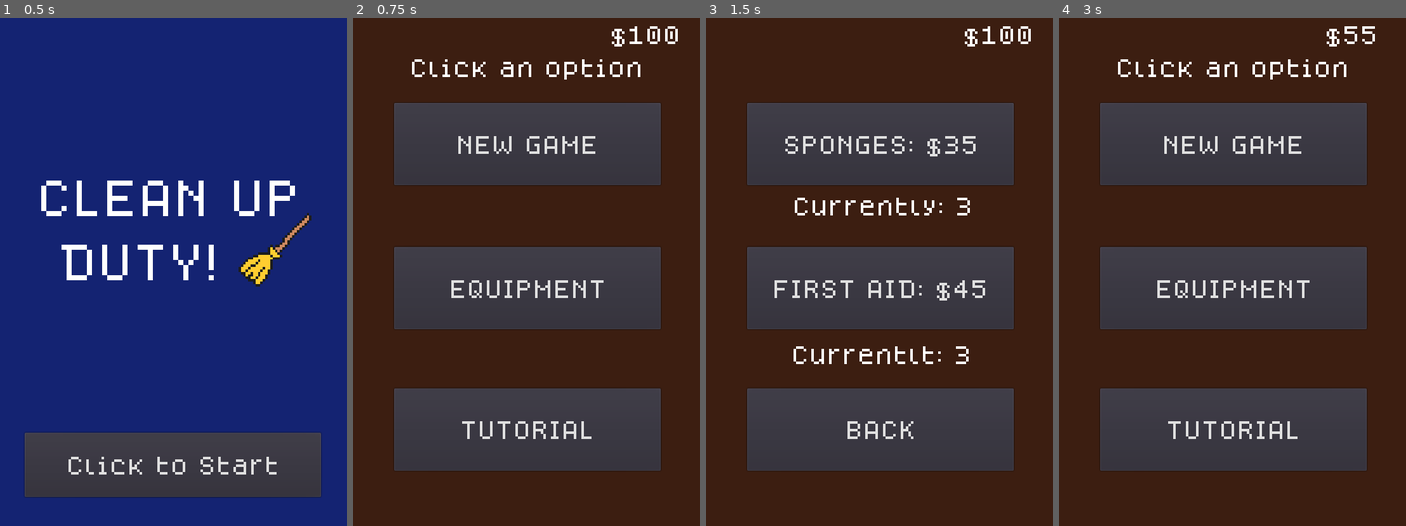
Above: before the commit, frames 1-4 (left to right).
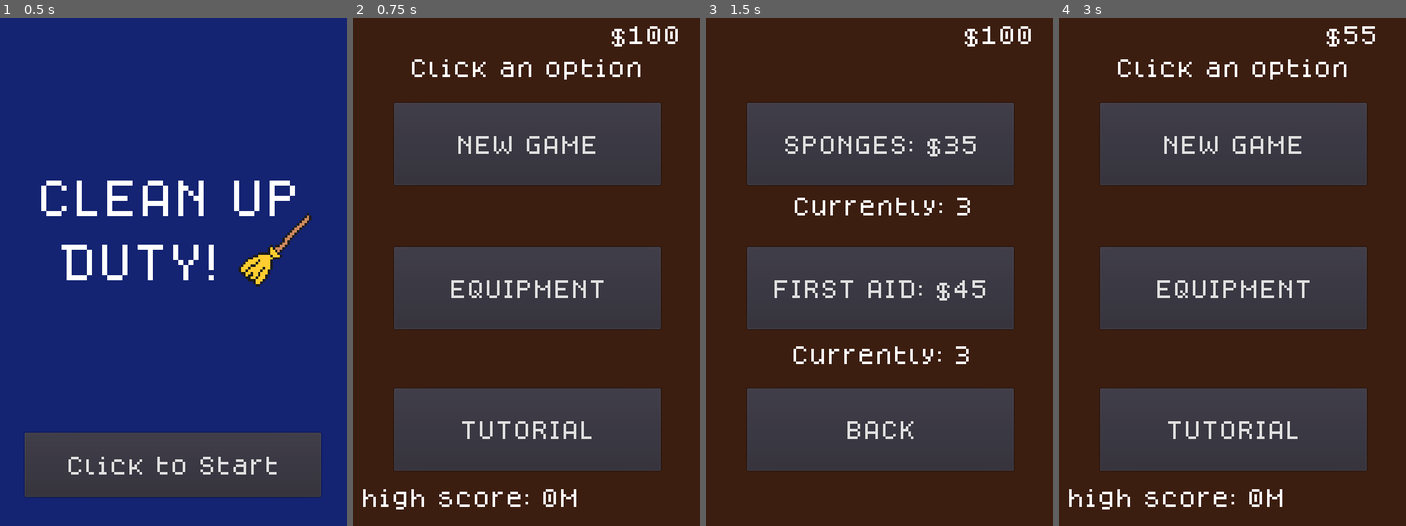
Above: after the commit, the same moments.

Repository: TheBroham7/Project-Sweep
Game: Godot game, scene res://scenes/title_screen.tscn
Two runs of this game, one before a commit and one after it. Both use one fixed random seed, a clock stepped at 60 frames per second and the inputs below.
Inputs:
- Up to frame 1 (0.5 s): no input
- Up to frame 2 (0.75 s): click "Click to Start" at 0.5 s
- Up to frame 3 (1.5 s): click "EQUIPMENT" at 1.25 s
- Up to frame 4 (3 s): click "FIRST AID: $45" at 2 s; click "BACK" at 2.75 s

Frame 1 is identical in both runs. In frame 2, 0.6% of the frame differs, in the area x 2-65%, y 92-97%; in frame 3, less than 0.1%; in frame 4, 0.6%.

Commit message:
highscore
added a high score feature, fixed some pause screen bugs, and did the victory screen to continue gameplay

Diff:
--- a/global.gd
+++ b/global.gd
@@ -3,6 +3,8 @@
 var coins = 100
 var sponges = 3
 var first_aid = 3
+var high_score = 0
+signal stage_clear
 
 func add_coin(x):
 	coins += x
@@ -24,3 +26,6 @@
 
 func get_first_aid():
 	return first_aid
+
+func stage_clear():
+	emit_signal("stage_clear")
--- a/scenes/broom.tscn
+++ b/scenes/broom.tscn
@@ -25,4 +25,5 @@
 [node name="SwingAnimation" type="Timer" parent="."]
 wait_time = 0.4
 
+[connection signal="body_entered" from="." to="." method="_on_broom_body_entered"]
 [connection signal="timeout" from="SwingAnimation" to="." method="_on_SwingAnimation_timeout"]
--- a/scenes/classroom_boss.tscn
+++ b/scenes/classroom_boss.tscn
@@ -1,9 +1,11 @@
-[gd_scene load_steps=8 format=2]
+[gd_scene load_steps=10 format=2]
 
 [ext_resource path="res://assets/enemies/classroom_boss/classroom_boss_2.PNG" type="Texture" id=1]
 [ext_resource path="res://assets/enemies/classroom_boss/classroom_boss_1.PNG" type="Texture" id=2]
 [ext_resource path="res://assets/enemies/classroom_boss/Iclassroom_boss_3.PNG" type="Texture" id=3]
 [ext_resource path="res://scripts/classroom_boss.gd" type="Script" id=4]
+[ext_resource path="res://assets/music/boss_damaged.wav" type="AudioStream" id=5]
+[ext_resource path="res://assets/music/victory_theme.wav" type="AudioStream" id=6]
 
 [sub_resource type="SpriteFrames" id=1]
 animations = [ {
@@ -41,6 +43,7 @@
 position = Vector2( -150, 50 )
 
 [node name="BossProjectileTimer" type="Timer" parent="."]
+wait_time = 0.75
 
 [node name="WaitTime" type="Timer" parent="."]
 one_shot = true
@@ -57,6 +60,14 @@
 [node name="Position3" type="Position2D" parent="."]
 position = Vector2( 0, 175 )
 
+[node name="damage" type="AudioStreamPlayer" parent="."]
+stream = ExtResource( 5 )
+volume_db = 1.0
+
+[node name="victory" type="AudioStreamPlayer" parent="."]
+stream = ExtResource( 6 )
+volume_db = 2.0
+
 [connection signal="area_entered" from="." to="." method="_on_ClassroomBoss_area_entered"]
 [connection signal="timeout" from="BossProjectileTimer" to="." method="_on_BossProjectileTimer_timeout"]
 [connection signal="timeout" from="WaitTime" to="." method="_on_WaitTime_timeout"]
--- a/scenes/main.tscn
+++ b/scenes/main.tscn
@@ -128,6 +128,7 @@
 wait_time = 1.5
 
 [node name="Game_over" type="Label" parent="."]
+visible = false
 margin_left = 297.0
 margin_top = 628.0
 margin_right = 817.0
@@ -136,16 +137,20 @@
 text = "GAME OVER"
 valign = 1
 
-[node name="Stage_clear" type="Label" parent="."]
+[node name="Clear_label" type="Label" parent="."]
 visible = false
-margin_left = 100.0
-margin_top = 311.0
-margin_right = 364.0
-margin_bottom = 374.0
+margin_left = 251.0
+margin_top = 639.0
+margin_right = 835.0
+margin_bottom = 729.0
 custom_fonts/font = SubResource( 2 )
 text = "STAGE CLEAR"
+valign = 1
+
+[node name="clear_timer" type="Timer" parent="."]
 
 [connection signal="boss_is_spawned" from="." to="Player" method="_on_main_boss_is_spawned"]
+[connection signal="continuing" from="." to="SchoolBackground" method="_on_main_continuing"]
 [connection signal="body_entered" from="Player" to="Player" method="_on_Player_body_entered"]
 [connection signal="dead" from="Player" to="." method="game_over"]
 [connection signal="update_coins" from="Player" to="HUD" method="_on_Player_update_coins"]
@@ -161,3 +166,4 @@
 [connection signal="pressed" from="pause_button/Button/Pause/button_dupe" to="pause_button/Button/Pause" method="_on_button_dupe_pressed"]
 [connection signal="pressed" from="pause_button/Button/Pause/back_to_main" to="." method="_on_back_to_main_pressed"]
 [connection signal="timeout" from="WaitTime" to="." method="_on_WaitTime_timeout"]
+[connection signal="timeout" from="clear_timer" to="." method="_on_clear_timer_timeout"]
--- a/scenes/main_menu.tscn
+++ b/scenes/main_menu.tscn
@@ -72,6 +72,18 @@
 text = "$0"
 align = 1
 
+[node name="highscore" type="Label" parent="."]
+anchor_left = 1.0
+anchor_right = 1.0
+margin_left = -1057.0
+margin_top = 1465.0
+margin_right = -773.0
+margin_bottom = 1515.0
+rect_scale = Vector2( 2, 2 )
+custom_fonts/font = SubResource( 2 )
+text = "high score: 0M"
+align = 1
+
 [node name="MenuMusic" type="AudioStreamPlayer" parent="."]
 stream = ExtResource( 3 )
 
--- a/scenes/player.tscn
+++ b/scenes/player.tscn
@@ -57,7 +57,7 @@
 
 [node name="broom" parent="." instance=ExtResource( 15 )]
 visible = false
-position = Vector2( 0, -100 )
+position = Vector2( 0, -125 )
 
 [node name="Animation" type="AnimatedSprite" parent="."]
 scale = Vector2( 0.284539, 0.284539 )
--- a/scripts/HUD.gd
+++ b/scripts/HUD.gd
@@ -2,6 +2,7 @@
 
 signal boss_spawn
 signal stop_scroll
+
 
 var distance_increase = true
 
@@ -15,7 +16,7 @@
 func update_score():
 	if distance_increase:
 		distance += 1
-	if distance == 5000 and distance_increase == true:
+	if (distance%5000)==0 and distance_increase == true:
 			emit_signal("boss_spawn")
 			emit_signal("stop_scroll")
 			distance_increase = false
@@ -23,6 +24,6 @@
 
 
 func _on_Player_update_coins():
-	var coins_gained = int (rand_range(0, 20))
+	var coins_gained = int (rand_range(1, 20))
 	Global.add_coin(coins_gained)
 	$ColorRect2/Coins.text = "$" + str(Global.coins)
--- a/scripts/Pause.gd
+++ b/scripts/Pause.gd
@@ -4,6 +4,7 @@
 	var new_pause_state = not get_tree().paused
 	get_tree().paused = new_pause_state
 	visible = new_pause_state
+	$current_high_score.text = "High Score: " + str(Global.high_score) + "M"
 
 func _on_button_dupe_pressed():
 	var new_pause_state = not get_tree().paused
--- a/scripts/SchoolBackground.gd
+++ b/scripts/SchoolBackground.gd
@@ -1,6 +1,7 @@
 extends ParallaxBackground
 
 export (float) var scrolling_speed = 150.0
+var boss_clears = 0
 
 export(PackedScene) var mob_scene
 
@@ -8,7 +9,7 @@
 	$Music.play()
 
 func _process(delta):
-	scroll_offset.y += scrolling_speed * delta
+	scroll_offset.y += scrolling_speed * delta * (boss_clears/10 + 1)
 
 func _on_Player_game_over():
 	scrolling_speed = 0
@@ -16,3 +17,7 @@
 
 func _on_HUD_stop_scroll():
 	scrolling_speed = 0
+
+
+func _on_main_continuing():
+	scrolling_speed = 150.0
--- a/scripts/broom.gd
+++ b/scripts/broom.gd
@@ -2,6 +2,7 @@
 
 func _ready():
 	hide()
+	$CollisionShape2D.disabled = true
 	rotation = 0
 
 func _process(_delta):
@@ -10,6 +11,13 @@
 func _on_Player_broom():
 	$SwingAnimation.start()
 	show()
+	$CollisionShape2D.disabled = false
 
 func _on_SwingAnimation_timeout():
 	hide()
+	$CollisionShape2D.disabled = true
+
+
+func _on_broom_body_entered(body):
+	if body.get_name() == "newRat":
+		body.queue_free()
--- a/scripts/classroom_boss.gd
+++ b/scripts/classroom_boss.gd
@@ -5,12 +5,13 @@
 #onready var projectile_spawn = 2
 var velocity = Vector2(0.0, rand_range(400.0, 500.0))
 var pushback = false
-var spawnList = [Vector2(415,-20), Vector2(540, -20), Vector2(665,-20)]
+var spawnList = [Vector2(415,200), Vector2(540, 200), Vector2(665,200)]
 
 var forward = true
 
 func _ready():
 	$WaitTime.start()
+	$cbhealth.value = 100
 	#var boss_health = 3
 
 func _process(delta):
@@ -24,7 +25,14 @@
 			forward = true
 
 func _on_ClassroomBoss_area_entered(body):
-	$cbhealth.value -= rand_range(1, 10)
+	$damage.play()
+	$cbhealth.value -= rand_range(5, 25)
+	if $cbhealth.value <= 0:
+		$victory.play()
+		Global.stage_clear()
+		self.queue_free()
+	else:
+		return
 	#if $cbhealth.value <= 0:
 
 
--- a/scripts/dustpan.gd
+++ b/scripts/dustpan.gd
@@ -2,10 +2,13 @@
 
 func _ready():
 	hide()
+	$CollisionShape2D.disabled = true
 
 func _on_Player_dustpan():
 	$blockanimation.start()
 	show()
+	$CollisionShape2D.disabled = false
 
 func _on_blockanimation_timeout():
 	hide()
+	$CollisionShape2D.disabled = true
--- a/scripts/equipment.gd
+++ b/scripts/equipment.gd
@@ -37,4 +37,4 @@
 	$sponge_amounts.text = "Currently: " + str(Global.sponges)
 
 func update_first_aid_label():
-	$first_aid_amounts.text = "Currentlt: " + str(Global.first_aid)
+	$first_aid_amounts.text = "Currently: " + str(Global.first_aid)
--- a/scripts/main.gd
+++ b/scripts/main.gd
@@ -5,10 +5,16 @@
 var classroom_boss = preload("res://scenes/classroom_boss.tscn")
 signal boss_is_spawned
 var spawnList = [Vector2(415,-20), Vector2(540, -20), Vector2(665,-20)]
+signal continuing
 
 func _ready():
+	Global.connect("stage_clear", self, "on_stage_clear")
 	$MobTimer.start()
 	$Game_over.hide()
+
+func on_stage_clear():
+	$Clear_label.show()
+	$clear_timer.start()
 
 func _on_MobTimer_timeout():
 	# Spawn rat
@@ -40,14 +46,32 @@
 	$Game_over.show()
 	$WaitTime.start()
 	set_process(false)
+	high_score($HUD.distance)
 	$MobTimer.stop()
 	$GameOver.play()
 
-
+func high_score(x):
+	if Global.high_score >= x:
+		return
+	else:
+		Global.high_score = x
 
 func _on_WaitTime_timeout():
 	get_tree().change_scene("res://scenes/main_menu.tscn")
 
 
 func _on_back_to_main_pressed():
+	var new_pause_state = not get_tree().paused
+	get_tree().paused = new_pause_state
+	visible = new_pause_state
 	get_tree().change_scene("res://scenes/main_menu.tscn")
+
+
+func _on_clear_timer_timeout():
+	$SchoolBackground/BossMusic.stop()
+	$SchoolBackground/Music.play()
+	$Clear_label.hide()
+	$SchoolBackground.boss_clears += 1
+	$MobTimer.start()
+	emit_signal("continuing")
+	$HUD.distance_increase = true
--- a/scripts/main_menu.gd
+++ b/scripts/main_menu.gd
@@ -3,6 +3,7 @@
 func _ready():
 	$MenuMusic.play()
 	update_wallet()
+	update_highscore()
 
 func _on_new_game_pressed():
 	get_tree().change_scene("res://scenes/main.tscn")
@@ -15,3 +16,6 @@
 
 func update_wallet():
 	$wallet.text = "$" + str(Global.coins)
+
+func update_highscore():
+	$highscore.text = "high score: " + str(Global.high_score) + "M"
Not shown, added: assets/music/boss_damaged.wav.import
Not shown, added: assets/music/victory_theme.wav.import
Not shown, added: assets/music/boss_damaged.wav
Not shown, added: assets/music/victory_theme.wav
